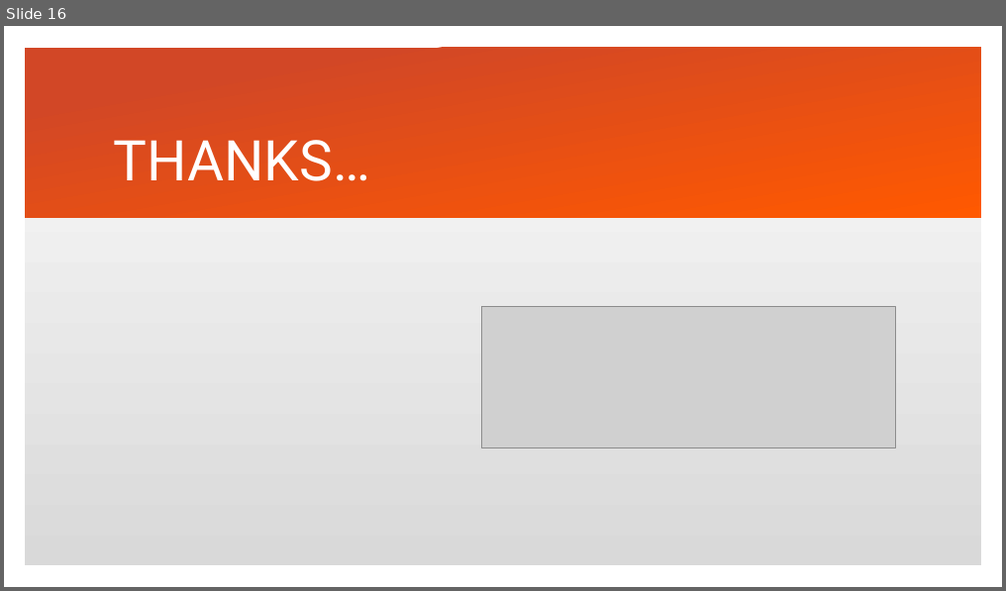
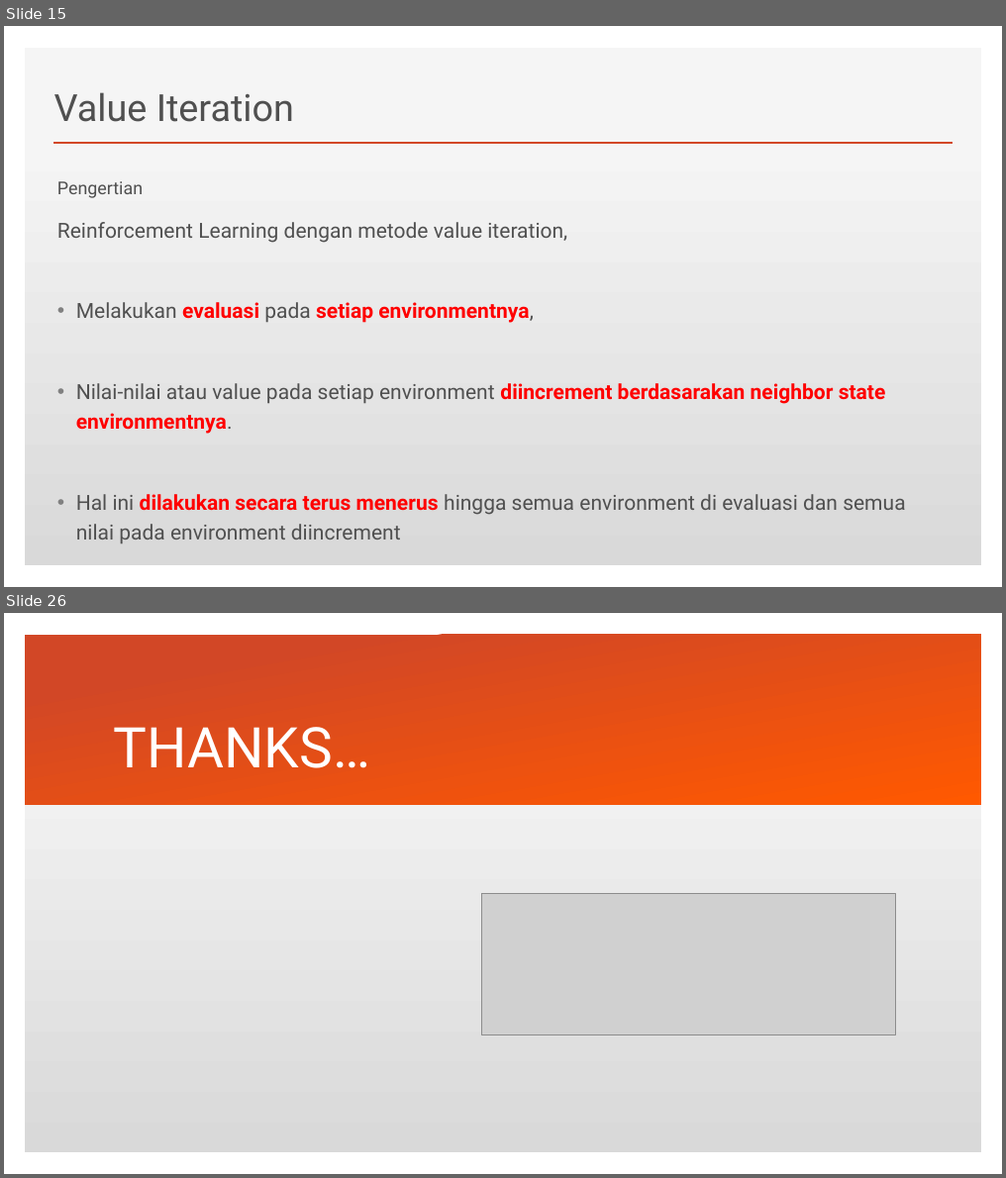
Before and after one commit to csh3l3-2017b/0b-sharing-is-caring-team_i_reinforcement_learning, a slide deck: Presentasi Kelompok Tommy.pptx. Shown one above the other, each under a label of ours: slide 16 before the commit, slides 15 and 26 after it; the slides between them are not shown. The pictures are 1006x591 and 1006x1178 pixels, drawn with LibreOffice and Linux fonts; fonts in the diff are those of the drawing; grey boxes stand for pictures. Boxes give left, top, right and bottom in pixels: in the first picture for what was removed or moved away, otherwise in the second. Text is boxed around its words. In the diff, an @@ line names an element or a change of style, - is before the commit and + after.

```diff
--- a/Presentasi Kelompok Tommy.pptx
+++ b/Presentasi Kelompok Tommy.pptx
@@ slide 15 added at box(4, 26, 1002, 587), background #FFFFFF; not listed: 2 template elements that a slide beside it also shows @@
@@ title added at box(54, 92, 294, 122), 36 pt, text #505050 @@
+Value Iteration
@@ line added from (54, 143) to (952, 143), #D24726 2 pt @@
@@ text added at box(57, 181, 151, 197), 17 pt, text #505050 @@
+Click to edit Master text styles
@@ text added at box(57, 181, 143, 198), 17 pt, text #505050 @@
+Pengertian
@@ text added at box(57, 222, 905, 544), 20 pt, text #505050 @@
+Reinforcement Learning dengan metode value iteration,
+• Melakukan evaluasi pada setiap environmentnya,
+• Nilai-nilai atau value pada setiap environment diincrement berdasarakan neighbor state environmentnya.
+• Hal ini dilakukan secara terus menerus hingga semua environment di evaluasi dan semua nilai pada environment diincrement
@@ what was slide 16 is now slide 26 @@
```
Also in this commit, not shown: 1 slide changed, 10 other slides added, 1 slide removed, 3 other files.
